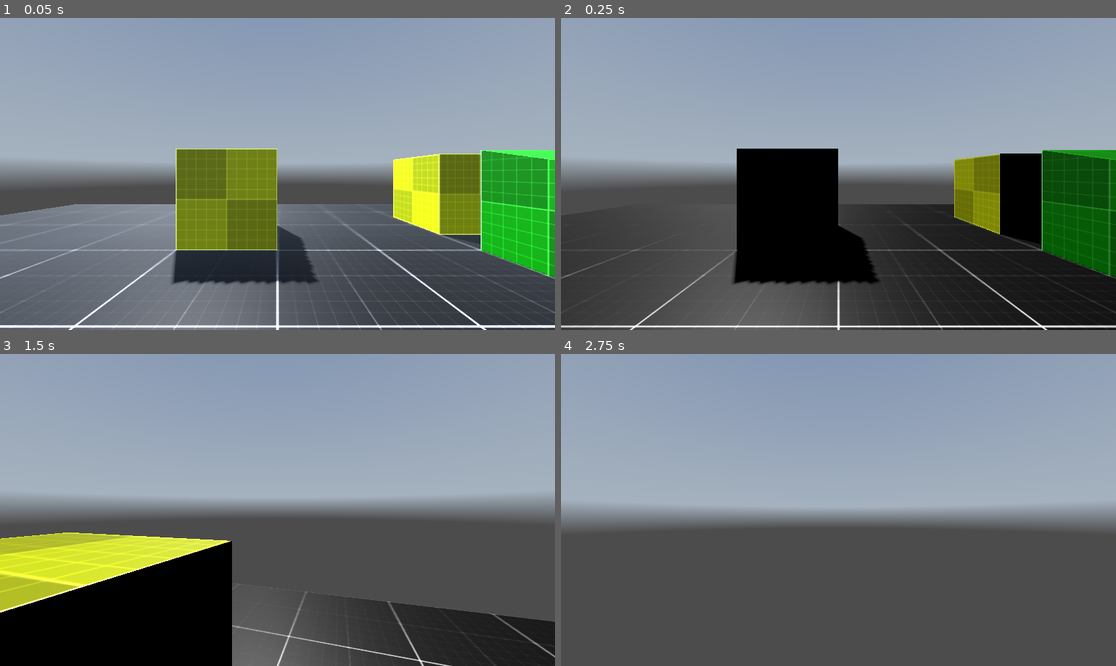
Above: before the commit, frames 1-4 (two rows, left to right).
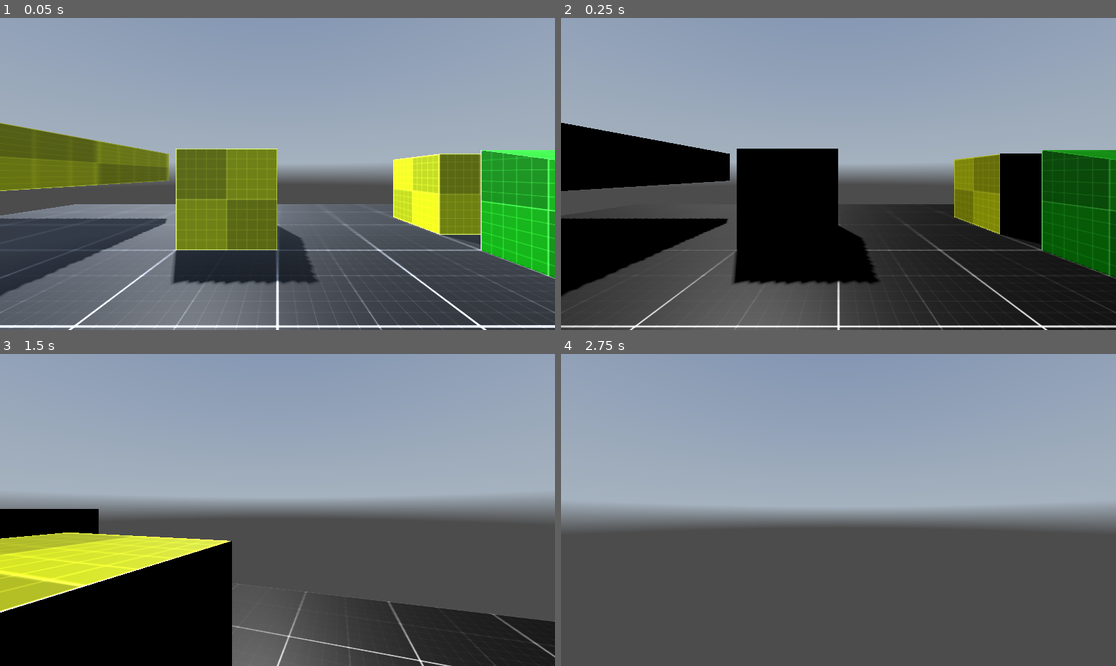
Above: after the commit, the same moments.

Repository: Ednaxx/the_fps_project
Game: Godot game, scene res://levels/level_001.tscn
Two runs of this game, one before a commit and one after it. Both use one fixed random seed, a clock stepped at 60 frames per second and the inputs below. A sky picture missing from this copy of the repository is replaced by a grey-blue gradient.
Inputs (mouse positions are in pixels of both pictures, inside the frame that each line leads up to):
- Up to frame 1 (0.05 s): no input
- Up to frame 2 (0.25 s): no input
- Up to frame 3 (1.5 s): tap Enter at 0.5 s; move the mouse to (305, 510) at 0.52 s; hold W (move_forward) from 0.53 s (still down); tap Mouse wheel up (third_person_zoom_in) at 0.6 s; tap Space (jump) at 0.77, 1.07 s; tap Mouse wheel down (third_person_zoom_out) at 0.8, 1.35 s; move the mouse to (249, 510) at 1.27 s
- Up to frame 4 (2.75 s): keep holding W (move_forward); tap Space (jump) at 1.52, 1.82 s; tap F (toggle_camera) at 1.55 s; move the mouse to (849, 503) at 2.02 s; hold F (toggle_camera) from 2.03 s (still down); tap Ctrl (crouch, bound only after the commit) at 2.3 s

The runs differ from the first frame. In frame 1, 8.6% of the frame differs, in the area x 0-31%, y 33-90%; in frame 2, 8.6%; in frame 3, 1.5%; in frame 4, nothing differs.

Commit message:
feat: add crouching

Diff:
--- a/controllers/player_controller.tscn
+++ b/controllers/player_controller.tscn
@@ -8,25 +8,147 @@
 [sub_resource type="CapsuleMesh" id="CapsuleMesh_8boyt"]
 material = ExtResource("1_7ko8p")
 
-[node name="CharacterBody3D" type="CharacterBody3D"]
+[sub_resource type="Animation" id="Animation_vq7wp"]
+length = 0.001
+tracks/0/type = "value"
+tracks/0/imported = false
+tracks/0/enabled = true
+tracks/0/path = NodePath("CollisionShape3D:shape:height")
+tracks/0/interp = 1
+tracks/0/loop_wrap = true
+tracks/0/keys = {
+"times": PackedFloat32Array(0),
+"transitions": PackedFloat32Array(1),
+"update": 0,
+"values": [2.0]
+}
+tracks/1/type = "value"
+tracks/1/imported = false
+tracks/1/enabled = true
+tracks/1/path = NodePath("CameraPivot:position")
+tracks/1/interp = 1
+tracks/1/loop_wrap = true
+tracks/1/keys = {
+"times": PackedFloat32Array(0),
+"transitions": PackedFloat32Array(1),
+"update": 0,
+"values": [Vector3(0, 1.5, 0)]
+}
+tracks/2/type = "value"
+tracks/2/imported = false
+tracks/2/enabled = true
+tracks/2/path = NodePath("CollisionShape3D:position")
+tracks/2/interp = 1
+tracks/2/loop_wrap = true
+tracks/2/keys = {
+"times": PackedFloat32Array(0),
+"transitions": PackedFloat32Array(1),
+"update": 0,
+"values": [Vector3(0, 1, 0)]
+}
+tracks/3/type = "value"
+tracks/3/imported = false
+tracks/3/enabled = true
+tracks/3/path = NodePath("CollisionShape3D/MeshInstance3D:scale")
+tracks/3/interp = 1
+tracks/3/loop_wrap = true
+tracks/3/keys = {
+"times": PackedFloat32Array(0),
+"transitions": PackedFloat32Array(1),
+"update": 0,
+"values": [Vector3(1, 1, 1)]
+}
+
+[sub_resource type="Animation" id="Animation_exvis"]
+resource_name = "crouch"
+length = 0.1
+tracks/0/type = "value"
+tracks/0/imported = false
+tracks/0/enabled = true
+tracks/0/path = NodePath("CollisionShape3D:shape:height")
+tracks/0/interp = 1
+tracks/0/loop_wrap = true
+tracks/0/keys = {
+"times": PackedFloat32Array(0, 0.10000001),
+"transitions": PackedFloat32Array(1.0000012, 1),
+"update": 0,
+"values": [2.0, 1.0]
+}
+tracks/1/type = "value"
+tracks/1/imported = false
+tracks/1/enabled = true
+tracks/1/path = NodePath("CameraPivot:position")
+tracks/1/interp = 1
+tracks/1/loop_wrap = true
+tracks/1/keys = {
+"times": PackedFloat32Array(0, 0.10000001),
+"transitions": PackedFloat32Array(1.0000012, 1),
+"update": 0,
+"values": [Vector3(0, 1.5, 0), Vector3(0, 0.5, 0)]
+}
+tracks/2/type = "value"
+tracks/2/imported = false
+tracks/2/enabled = true
+tracks/2/path = NodePath("CollisionShape3D:position")
+tracks/2/interp = 1
+tracks/2/loop_wrap = true
+tracks/2/keys = {
+"times": PackedFloat32Array(0, 0.10000001),
+"transitions": PackedFloat32Array(1.0000012, 1),
+"update": 0,
+"values": [Vector3(0, 1, 0), Vector3(0, 0.5, 0)]
+}
+tracks/3/type = "value"
+tracks/3/imported = false
+tracks/3/enabled = true
+tracks/3/path = NodePath("CollisionShape3D/MeshInstance3D:scale")
+tracks/3/interp = 1
+tracks/3/loop_wrap = true
+tracks/3/keys = {
+"times": PackedFloat32Array(0, 0.10000001),
+"transitions": PackedFloat32Array(1, 1),
+"update": 0,
+"values": [Vector3(1, 1, 1), Vector3(1, 0.5, 1)]
+}
+
+[sub_resource type="AnimationLibrary" id="AnimationLibrary_j8kmr"]
+_data = {
+&"RESET": SubResource("Animation_vq7wp"),
+&"crouch": SubResource("Animation_exvis")
+}
+
+[sub_resource type="SphereShape3D" id="SphereShape3D_vq7wp"]
+
+[node name="CharacterBody3D" type="CharacterBody3D" unique_id=1493520321]
 script = ExtResource("1_w1pnm")
 
-[node name="CollisionShape3D" type="CollisionShape3D" parent="."]
+[node name="CollisionShape3D" type="CollisionShape3D" parent="." unique_id=95788174]
 transform = Transform3D(1, 0, 0, 0, 1, 0, 0, 0, 1, 0, 1, 0)
 shape = SubResource("CapsuleShape3D_358br")
 
-[node name="MeshInstance3D" type="MeshInstance3D" parent="CollisionShape3D"]
+[node name="MeshInstance3D" type="MeshInstance3D" parent="CollisionShape3D" unique_id=1434085281]
 mesh = SubResource("CapsuleMesh_8boyt")
 
-[node name="CameraPivot" type="Node3D" parent="."]
+[node name="CameraPivot" type="Node3D" parent="." unique_id=1172717773]
 transform = Transform3D(1, 0, 0, 0, 1, 0, 0, 0, 1, 0, 1.5, 0)
 
-[node name="FirstPersonCamera" type="Camera3D" parent="CameraPivot"]
+[node name="FirstPersonCamera" type="Camera3D" parent="CameraPivot" unique_id=578953584]
 
-[node name="ReflectionProbe" type="ReflectionProbe" parent="CameraPivot/FirstPersonCamera"]
+[node name="ReflectionProbe" type="ReflectionProbe" parent="CameraPivot/FirstPersonCamera" unique_id=921305859]
 update_mode = 1
 
-[node name="SpringArm3D" type="SpringArm3D" parent="CameraPivot"]
+[node name="SpringArm3D" type="SpringArm3D" parent="CameraPivot" unique_id=960018711]
 spring_length = 3.0
 
-[node name="ThirdPersonCamera" type="Camera3D" parent="CameraPivot/SpringArm3D"]
+[node name="ThirdPersonCamera" type="Camera3D" parent="CameraPivot/SpringArm3D" unique_id=957879334]
+
+[node name="CrouchAnimationPlayer" type="AnimationPlayer" parent="." unique_id=1225059983]
+libraries/ = SubResource("AnimationLibrary_j8kmr")
+
+[node name="CrouchShapeCast3D" type="ShapeCast3D" parent="." unique_id=1792797763]
+transform = Transform3D(1, 0, 0, 0, 1, 0, 0, 0, 1, 0, 1, 0)
+shape = SubResource("SphereShape3D_vq7wp")
+target_position = Vector3(0, 1, 0)
+debug_shape_custom_color = Color(0, 0.9254902, 0, 1)
+
+[connection signal="animation_finished" from="CrouchAnimationPlayer" to="." method="_on_crouch_animation_player_animation_finished"]
--- a/controllers/scripts/player_controller.gd
+++ b/controllers/scripts/player_controller.gd
@@ -1,7 +1,8 @@
 extends CharacterBody3D
 
 
-@export var SPEED := 5.0
+@export var DEFAULT_SPEED := 5.0
+@export var CROUCHED_SPEED := 2.0
 @export var JUMP_VELOCITY := 4.5
 
 @export var FIRST_PERSON_X_MOUSE_SENSITIVITY := 0.3
@@ -18,7 +19,16 @@
 
 @export var CAMERA_PIVOT: Node3D
 @export var CAMERA_ARM: SpringArm3D
-var is_first_person := true
+var _is_first_person := true
+
+@export var CROUCH_ANIMATION_PLAYER: AnimationPlayer
+@export var CROUCH_SHAPE_CAST: ShapeCast3D
+
+enum MovementState {
+	RUNNING,
+	CROUCHING
+}
+var _movement_state := MovementState.RUNNING
 
 var _target_camera_distance: float
 var _mouse_rotation: Vector3
@@ -35,15 +45,21 @@
 	$CameraPivot/FirstPersonCamera.make_current()
 	Input.mouse_mode = Input.MOUSE_MODE_CAPTURED
 
+	CROUCH_ANIMATION_PLAYER = $CrouchAnimationPlayer
+	CROUCH_SHAPE_CAST = $CrouchShapeCast3D
+	CROUCH_SHAPE_CAST.add_exception(self)
+
 func _input(event: InputEvent) -> void:
 	if event.is_action_pressed("exit"):
 		get_tree().quit()
 	elif event.is_action_pressed("toggle_camera"):
 		toggle_camera()
-	elif (Input.is_action_just_pressed("third_person_zoom_in") and !is_first_person):
+	elif (Input.is_action_just_pressed("third_person_zoom_in") and !_is_first_person):
 		_target_camera_distance = clamp(_target_camera_distance - 1.0, CAMERA_ZOOM_IN_LIMIT, CAMERA_ZOOM_OUT_LIMIT)
-	elif (Input.is_action_just_pressed("third_person_zoom_out") and !is_first_person):
+	elif (Input.is_action_just_pressed("third_person_zoom_out") and !_is_first_person):
 		_target_camera_distance = clamp(_target_camera_distance + 1.0, CAMERA_ZOOM_IN_LIMIT, CAMERA_ZOOM_OUT_LIMIT)
+	elif event.is_action_pressed("crouch") and is_on_floor():
+		_on_crouch_pressed()
 
 func _unhandled_input(event: InputEvent) -> void:
 	if (event is InputEventMouseMotion and Input.get_mouse_mode() == Input.MOUSE_MODE_CAPTURED):
@@ -55,7 +71,7 @@
 
 	update_camera(delta)
 
-	if Input.is_action_just_pressed("jump") and is_on_floor():
+	if Input.is_action_just_pressed("jump") and is_on_floor() and _movement_state != MovementState.CROUCHING and !CROUCH_ANIMATION_PLAYER.is_playing():
 		velocity.y = JUMP_VELOCITY
 
 	var input_direction := Input.get_vector("move_left", "move_right", "move_forward", "move_backward")
@@ -67,15 +83,15 @@
 func handle_movement(input_direction: Vector2) -> void:
 	var direction := (transform.basis * Vector3(input_direction.x, 0, input_direction.y)).normalized()
 	if direction:
-		velocity.x = direction.x * SPEED
-		velocity.z = direction.z * SPEED
+		velocity.x = direction.x * DEFAULT_SPEED if _movement_state == MovementState.RUNNING else direction.x * CROUCHED_SPEED
+		velocity.z = direction.z * DEFAULT_SPEED if _movement_state == MovementState.RUNNING else direction.z * CROUCHED_SPEED
 	else:
-		velocity.x = move_toward(velocity.x, 0, SPEED)
-		velocity.z = move_toward(velocity.z, 0, SPEED)
+		velocity.x = move_toward(velocity.x, 0, DEFAULT_SPEED if _movement_state == MovementState.RUNNING else CROUCHED_SPEED)
+		velocity.z = move_toward(velocity.z, 0, DEFAULT_SPEED if _movement_state == MovementState.RUNNING else CROUCHED_SPEED)
 
 func toggle_camera() -> void:
-	is_first_person = !is_first_person
-	if is_first_person:
+	_is_first_person = !_is_first_person
+	if _is_first_person:
 		$CameraPivot/FirstPersonCamera.make_current()
 		Input.mouse_mode = Input.MOUSE_MODE_CAPTURED
 	else:
@@ -85,7 +101,7 @@
 		CAMERA_PIVOT.rotation_degrees.z = 0.0
 
 func handle_mouse_motion(event: InputEventMouseMotion) -> void:
-	if is_first_person:
+	if _is_first_person:
 		_rotation_input = event.relative.x * FIRST_PERSON_X_MOUSE_SENSITIVITY
 		_tilt_input = -event.relative.y * FIRST_PERSON_Y_MOUSE_SENSITIVITY
 	else:
@@ -93,12 +109,12 @@
 		_tilt_input = -event.relative.y * THIRD_PERSON_Y_MOUSE_SENSITIVITY
 
 func update_camera(delta: float) -> void:
-	if !is_first_person:
+	if !_is_first_person:
 		CAMERA_ARM.spring_length = lerp(CAMERA_ARM.spring_length, _target_camera_distance, CAMERA_ZOOM_SPEED * delta)
 
 	_mouse_rotation.x += _tilt_input * delta
 
-	if is_first_person:
+	if _is_first_person:
 		_mouse_rotation.x = clamp(_mouse_rotation.x, -FIRST_PERSON_TILT_LIMIT, FIRST_PERSON_TILT_LIMIT)
 	else:
 		_mouse_rotation.x = clamp(_mouse_rotation.x, -THIRD_PERSON_TILT_LIMIT, THIRD_PERSON_TILT_LIMIT)
@@ -108,7 +124,7 @@
 	_player_rotation = Vector3(0, _mouse_rotation.y, 0)
 	_camera_rotation = Vector3(_mouse_rotation.x, 0, 0)
 
-	if is_first_person:
+	if _is_first_person:
 		CAMERA_PIVOT.transform.basis = Basis.from_euler(_camera_rotation)
 		CAMERA_PIVOT.rotation.z = 0.0
 	else:
@@ -119,3 +135,13 @@
 
 	_rotation_input = 0
 	_tilt_input = 0
+
+func _on_crouch_pressed() -> void:
+	if _movement_state == MovementState.CROUCHING and !CROUCH_SHAPE_CAST.is_colliding():
+		CROUCH_ANIMATION_PLAYER.play_backwards("crouch")
+	elif _movement_state != MovementState.CROUCHING:
+		CROUCH_ANIMATION_PLAYER.play("crouch")
+
+func _on_crouch_animation_player_animation_finished(anim_name: StringName) -> void:
+	if anim_name == "crouch":
+		_movement_state = MovementState.CROUCHING if _movement_state == MovementState.RUNNING else MovementState.RUNNING
--- a/levels/level_001.tscn
+++ b/levels/level_001.tscn
@@ -119,45 +119,54 @@
 [sub_resource type="ConcavePolygonShape3D" id="ConcavePolygonShape3D_j6kcl"]
 data = PackedVector3Array(-4, 1, 1, 4, -1, 1, -4, -1, 1, -4, 1, -1, -4, -1, -1, 4, -1, -1, -4, 1, 1, -4, 1, -1, 4, -1, 1, -4, 1, -1, 4, -1, -1, 4, -1, 1, -4, 1, -1, -4, 1, 1, -4, -1, -1, -4, 1, 1, -4, -1, 1, -4, -1, -1, -4, -1, 1, 4, -1, 1, -4, -1, -1, 4, -1, 1, 4, -1, -1, -4, -1, -1)
 
-[node name="Node3D" type="Node3D"]
+[node name="Node3D" type="Node3D" unique_id=2018677035]
 
-[node name="CharacterBody3D" parent="." instance=ExtResource("1_xe12c")]
+[node name="CharacterBody3D" parent="." unique_id=1891924513 instance=ExtResource("1_xe12c")]
 
-[node name="Floor" type="MeshInstance3D" parent="."]
+[node name="Floor" type="MeshInstance3D" parent="." unique_id=374676184]
 transform = Transform3D(1, 0, 0, 0, 1, 0, 0, 0, 1, 0, -0.25, 0)
 mesh = SubResource("BoxMesh_gd0ev")
 
-[node name="StaticBody3D" type="StaticBody3D" parent="Floor"]
+[node name="StaticBody3D" type="StaticBody3D" parent="Floor" unique_id=1131431472]
 
-[node name="CollisionShape3D" type="CollisionShape3D" parent="Floor/StaticBody3D"]
+[node name="CollisionShape3D" type="CollisionShape3D" parent="Floor/StaticBody3D" unique_id=1104034075]
 shape = SubResource("ConcavePolygonShape3D_oahyi")
 
-[node name="Box" type="MeshInstance3D" parent="."]
+[node name="Box" type="MeshInstance3D" parent="." unique_id=55884251]
 transform = Transform3D(1, 0, 0, 0, 1, 0, 0, 0, 1, -1, 1, -5)
 mesh = SubResource("BoxMesh_xc4gq")
 
-[node name="StaticBody3D" type="StaticBody3D" parent="Box"]
+[node name="StaticBody3D" type="StaticBody3D" parent="Box" unique_id=1860932971]
 
-[node name="CollisionShape3D" type="CollisionShape3D" parent="Box/StaticBody3D"]
+[node name="CollisionShape3D" type="CollisionShape3D" parent="Box/StaticBody3D" unique_id=1858261774]
 shape = SubResource("ConcavePolygonShape3D_vp4dy")
 
-[node name="Box2" type="MeshInstance3D" parent="."]
+[node name="FlyingThingie" type="MeshInstance3D" parent="Box" unique_id=1965696777]
+transform = Transform3D(3, 0, 0, 0, 0.5, 0, 0, 0, 3, -6.053, 0.75, 0.424)
+mesh = SubResource("BoxMesh_xc4gq")
+
+[node name="StaticBody3D" type="StaticBody3D" parent="Box/FlyingThingie" unique_id=120767346]
+
+[node name="CollisionShape3D" type="CollisionShape3D" parent="Box/FlyingThingie/StaticBody3D" unique_id=581719002]
+shape = SubResource("ConcavePolygonShape3D_vp4dy")
+
+[node name="Box2" type="MeshInstance3D" parent="." unique_id=2079729543]
 transform = Transform3D(1, 0, 0, 0, 1, 0, 0, 0, 1, 5.00898, 1, -6.03461)
 mesh = SubResource("BoxMesh_xc4gq")
 
-[node name="StaticBody3D" type="StaticBody3D" parent="Box2"]
+[node name="StaticBody3D" type="StaticBody3D" parent="Box2" unique_id=192071767]
 
-[node name="CollisionShape3D" type="CollisionShape3D" parent="Box2/StaticBody3D"]
+[node name="CollisionShape3D" type="CollisionShape3D" parent="Box2/StaticBody3D" unique_id=1771648921]
 shape = SubResource("ConcavePolygonShape3D_vp4dy")
 
-[node name="Ramp" type="MeshInstance3D" parent="."]
+[node name="Ramp" type="MeshInstance3D" parent="." unique_id=1773220630]
 transform = Transform3D(-4.37114e-08, 0, -1, 0, 1, 0, 1, 0, -4.37114e-08, 5, 0.966338, 0)
 mesh = SubResource("PrismMesh_rutao")
 skeleton = NodePath("../Box")
 
-[node name="StaticBody3D" type="StaticBody3D" parent="Ramp"]
+[node name="StaticBody3D" type="StaticBody3D" parent="Ramp" unique_id=1383449415]
 
-[node name="CollisionShape3D" type="CollisionShape3D" parent="Ramp/StaticBody3D"]
+[node name="CollisionShape3D" type="CollisionShape3D" parent="Ramp/StaticBody3D" unique_id=1194426328]
 shape = SubResource("ConcavePolygonShape3D_j6kcl")
 
-[node name="WorldEnvironment" parent="." instance=ExtResource("3_ke5g0")]
+[node name="WorldEnvironment" parent="." unique_id=1209156524 instance=ExtResource("3_ke5g0")]
--- a/project.godot
+++ b/project.godot
@@ -8,11 +8,15 @@
 
 config_version=5
 
+[animation]
+
+compatibility/default_parent_skeleton_in_mesh_instance_3d=true
+
 [application]
 
-config/name="001 - Basic Setup"
+config/name="The FPS Project"
 run/main_scene="res://levels/level_001.tscn"
-config/features=PackedStringArray("4.4", "Forward Plus")
+config/features=PackedStringArray("4.6", "Forward Plus")
 config/icon="res://icon.svg"
 
 [display]
@@ -68,6 +72,11 @@
 , Object(InputEventKey,"resource_local_to_scene":false,"resource_name":"","device":-1,"window_id":0,"alt_pressed":false …(182 unchanged characters)…
 ]
 }
+crouch={
+"deadzone": 0.2,
+"events": [Object(InputEventKey,"resource_local_to_scene":false,"resource_name":"","device":-1,"window_id":0,"alt_pressed":false,"shift_pressed":false,"ctrl_pressed":false,"meta_pressed":false,"pressed":false,"keycode":0,"physical_keycode":4194326,"key_label":0,"unicode":0,"location":0,"echo":false,"script":null)
+]
+}
 
 [rendering]
 
Not shown: 1 places in controllers/player_controller.tscn that only renumber resources
Not shown: 1 places in environment/world_environment.tres that only renumber resources
Not shown, changed: icon.svg.import
Not shown: 1 places in levels/level_001.tscn that only renumber resources
Not shown: 1 places in materials/grid.tres that only renumber resources
Not shown, changed: textures/grid.jpg.import
Not shown, changed: textures/industrial_sunset_puresky_4k.hdr.import
Not shown, changed: .DS_Store
